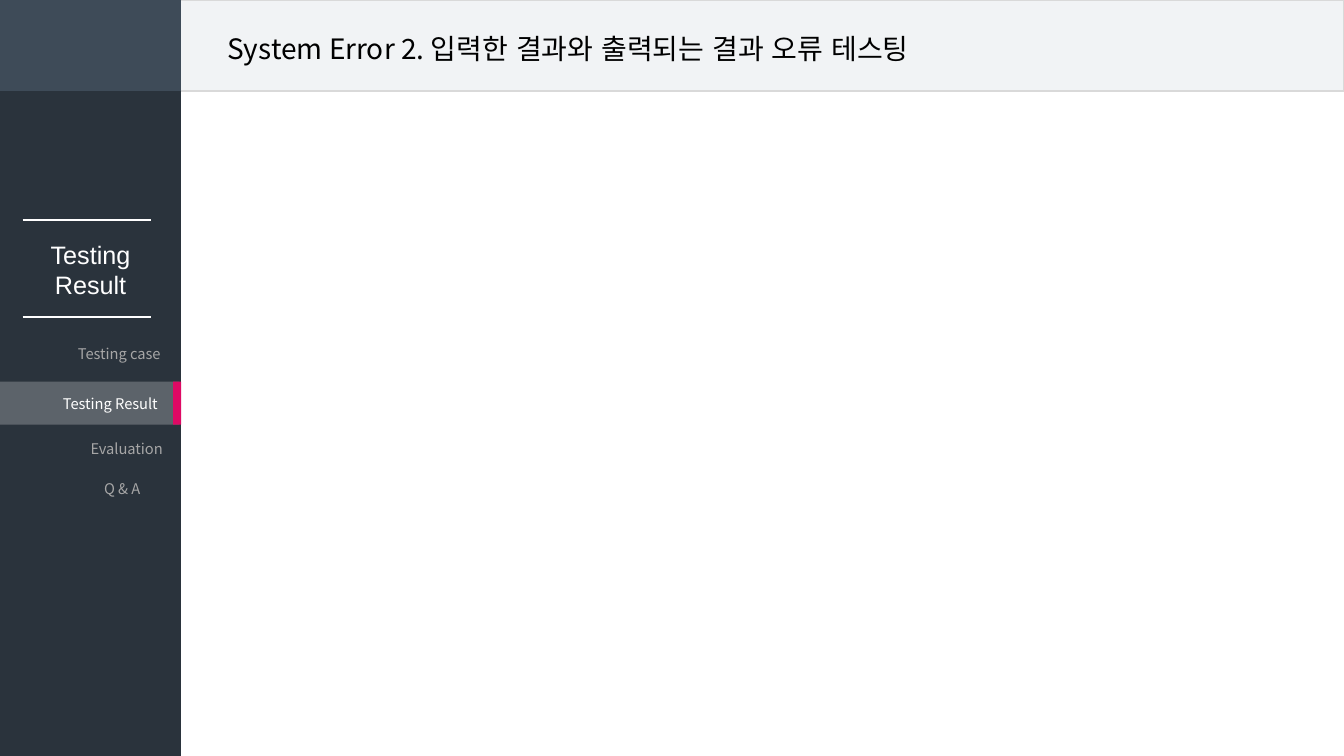
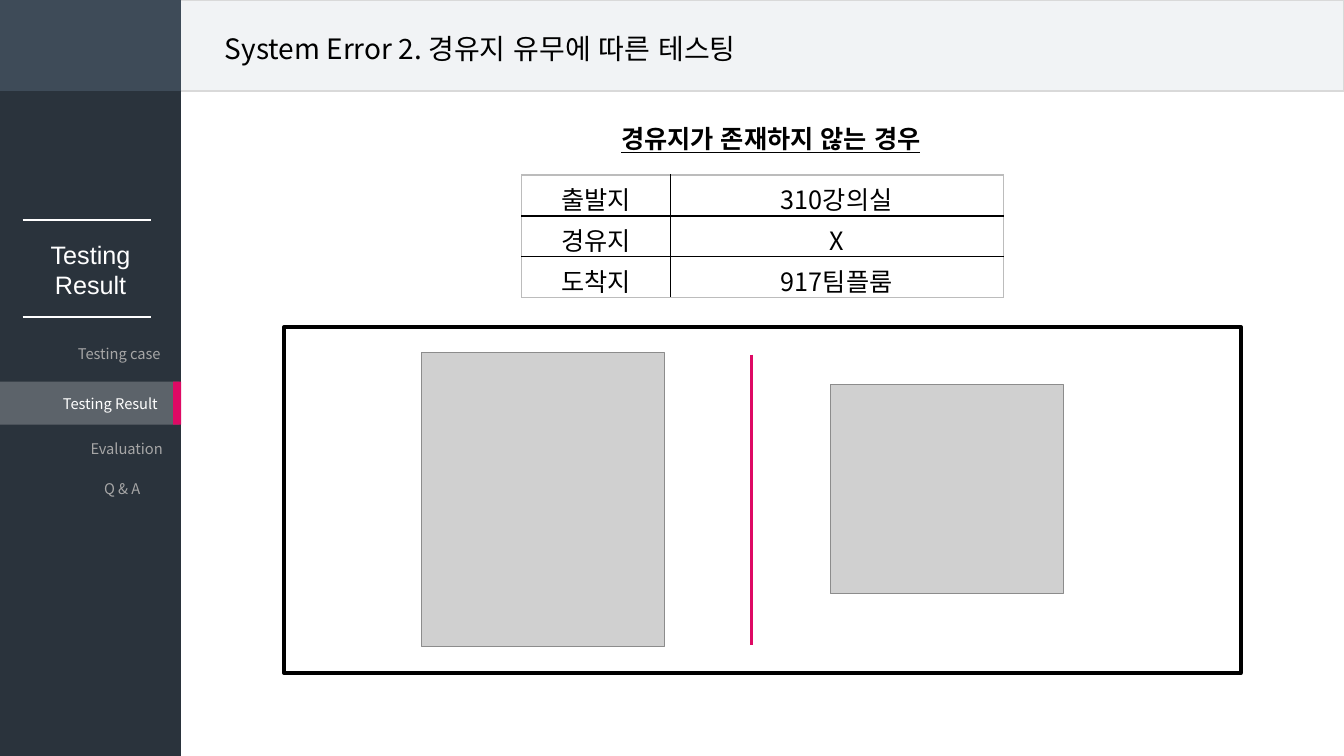
Before and after one commit to DDoGuSulGye/Presentation, a slide deck: slide 16 of Presentation Data/05. Testing & Evaluation.pptx (slide 11 before the commit). Drawn at 1344x756 pixels with LibreOffice and Linux fonts; fonts in the diff are those of the drawing; grey boxes stand for pictures. Boxes give left, top, right and bottom in pixels: in the first picture for what was removed or moved away, otherwise in the second. Text is boxed around its words. In the diff, an @@ line names an element or a change of style, - is before the commit and + after.

```diff
--- a/Presentation Data/05. Testing & Evaluation.pptx
+++ b/Presentation Data/05. Testing & Evaluation.pptx
@@ text at bbox=[225, 35, 735, 66]: text changed @@
-System Error 2. 입력한 결과와 출력되는 결과 오류 테스팅
+System Error 2. 경유지 유무에 따른 테스팅
@@ text added at bbox=[621, 127, 920, 153], 18 pt, text #000000, bold, underline @@
+경유지가 존재하지 않는 경우
@@ table added at bbox=[521, 175, 1003, 298], 3 rows, 2 columns @@
+출발지 | 310강의실
+경유지 | X
+도착지 | 917팀플룸
@@ rectangle added at bbox=[284, 327, 1241, 673], outline #000000 3 pt @@
@@ picture added at bbox=[421, 353, 664, 647] @@
@@ line added from (751, 355) to (751, 645), #DE0964 2.25 pt @@
@@ picture added at bbox=[831, 385, 1064, 594] @@
```
Also in this commit, not shown: 10 other slides changed, 6 slides added, 1 slide removed, 5 other files.
